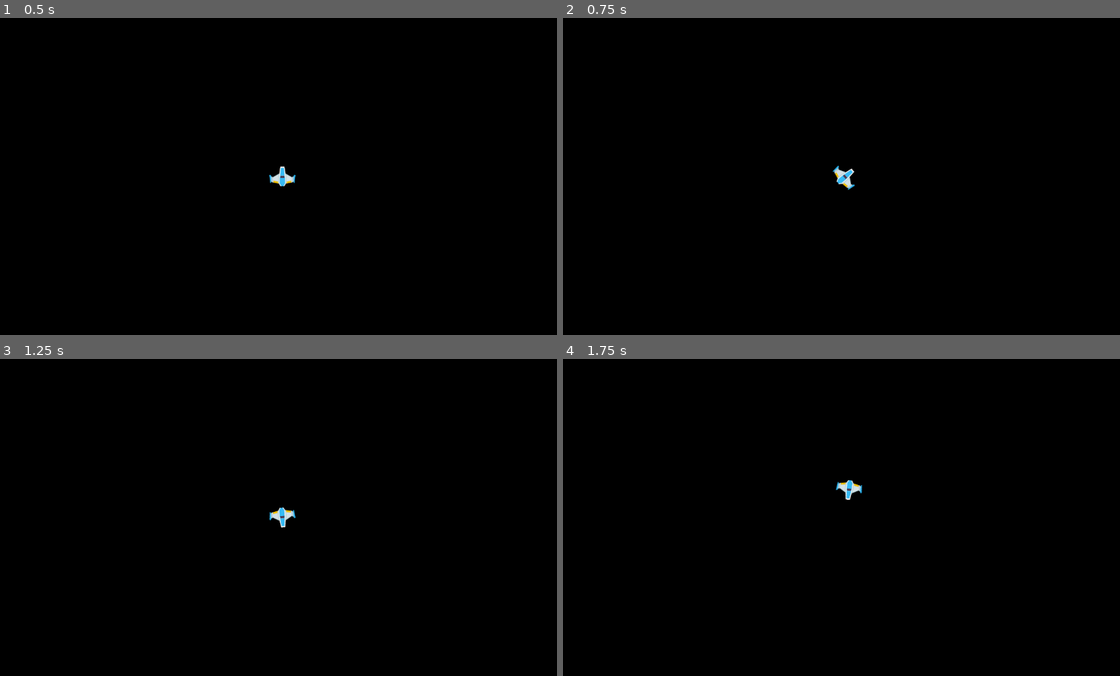
Above: before the commit, frames 1-4 (two rows, left to right).
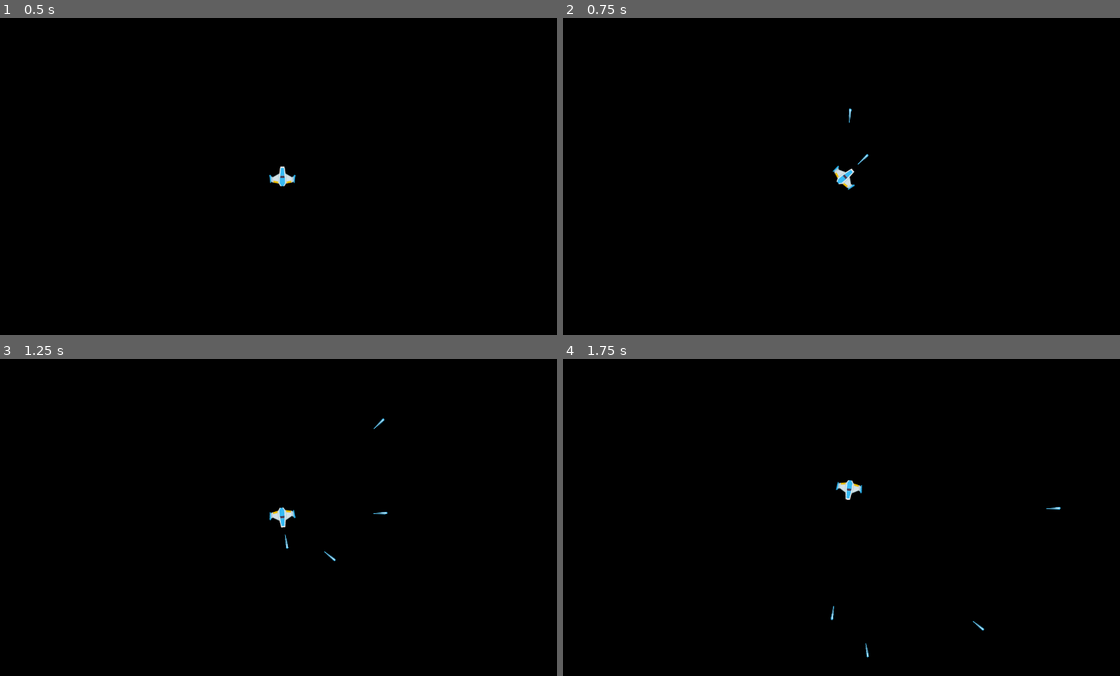
Above: after the commit, the same moments.

Repository: renancvalladao/asteroids-godot
Game: Godot game, scene res://scenes/game.tscn
The game is run twice, just before and just after one commit, with the same random seed, the same clock (stepped at 60 frames per second) and the same inputs.
Inputs:
- Up to frame 1 (0.5 s): no input
- Up to frame 2 (0.75 s): tap Enter at 0.5 s; hold D (rotate_right) from 0.53 s (still down); hold Space (shoot) from 0.53 s (still down)
- Up to frame 3 (1.25 s): keep holding D (rotate_right); keep holding Space (shoot)
- Up to frame 4 (1.75 s): release D (rotate_right) at 1.28 s; release Space (shoot) at 1.28 s; hold S (move_backward) from 1.28 s (still down); tap Space (shoot) at 1.35 s

Frame 1 is identical in both runs. In frame 2, less than 0.1% of the frame differs, in the area x 51-55%, y 28-47%; in frame 3, less than 0.1%, in the area x 51-70%, y 18-64%; in frame 4, less than 0.1%.

Commit message:
Shooting lasers

Diff:
--- a/project.godot
+++ b/project.godot
@@ -48,6 +48,13 @@
 ]
 }
 
+[layer_names]
+
+2d_physics/layer_1="world"
+2d_physics/layer_2="player"
+2d_physics/layer_3="asteroid"
+2d_physics/layer_4="projectile"
+
 [rendering]
 
 environment/defaults/default_clear_color=Color(0, 0, 0, 1)
--- a/scenes/game.tscn
+++ b/scenes/game.tscn
@@ -1,8 +1,12 @@
-[gd_scene load_steps=2 format=3 uid="uid://128v3kyhahoq"]
+[gd_scene load_steps=3 format=3 uid="uid://128v3kyhahoq"]
 
-[ext_resource type="PackedScene" uid="uid://bx1rpg8usygxf" path="res://scenes/player.tscn" id="1_xn63s"]
+[ext_resource type="Script" path="res://scripts/game.gd" id="1_tfpoo"]
+[ext_resource type="PackedScene" uid="uid://dmchv1kao1b0x" path="res://scenes/player.tscn" id="1_xn63s"]
 
 [node name="Game" type="Node2D"]
+script = ExtResource("1_tfpoo")
 
 [node name="Player" parent="." instance=ExtResource("1_xn63s")]
 position = Vector2(640, 360)
+
+[node name="Lasers" type="Node" parent="."]
--- /dev/null
+++ b/scenes/laser.tscn
@@ -0,0 +1,28 @@
+[gd_scene load_steps=4 format=3 uid="uid://dr77a4yt1fs4f"]
+
+[ext_resource type="Texture2D" uid="uid://ds2vwbjb20qxk" path="res://assets/textures/laserBlue01.png" id="1_7nfkw"]
+[ext_resource type="Script" path="res://scripts/laser.gd" id="1_rrx5v"]
+
+[sub_resource type="CapsuleShape2D" id="CapsuleShape2D_jof5b"]
+radius = 3.0
+height = 32.0
+
+[node name="Laser" type="Area2D"]
+collision_layer = 8
+collision_mask = 5
+script = ExtResource("1_rrx5v")
+
+[node name="Sprite2D" type="Sprite2D" parent="."]
+position = Vector2(0, -16)
+scale = Vector2(0.6, 0.6)
+texture = ExtResource("1_7nfkw")
+
+[node name="CollisionShape2D" type="CollisionShape2D" parent="."]
+position = Vector2(0, -16)
+shape = SubResource("CapsuleShape2D_jof5b")
+
+[node name="VisibleOnScreenNotifier2D" type="VisibleOnScreenNotifier2D" parent="."]
+position = Vector2(0, -16)
+scale = Vector2(0.3, 1)
+
+[connection signal="screen_exited" from="VisibleOnScreenNotifier2D" to="." method="_on_visible_on_screen_notifier_2d_screen_exited"]
--- a/scenes/player.tscn
+++ b/scenes/player.tscn
@@ -4,9 +4,11 @@
 [ext_resource type="Texture2D" uid="uid://cr3alx70ldk81" path="res://assets/textures/player_ship.png" id="1_qqpmv"]
 
 [sub_resource type="CircleShape2D" id="CircleShape2D_01u4p"]
-radius = 17.0
+radius = 18.0
 
 [node name="Player" type="CharacterBody2D"]
+collision_layer = 2
+collision_mask = 5
 script = ExtResource("1_0wwhi")
 
 [node name="Sprite2D" type="Sprite2D" parent="."]
@@ -14,5 +16,8 @@
 texture = ExtResource("1_qqpmv")
 
 [node name="CollisionShape2D" type="CollisionShape2D" parent="."]
-position = Vector2(0, 6)
+position = Vector2(0, 5)
 shape = SubResource("CircleShape2D_01u4p")
+
+[node name="Muzzle" type="Node2D" parent="."]
+position = Vector2(0, -31)
--- /dev/null
+++ b/scripts/game.gd
@@ -0,0 +1,10 @@
+extends Node2D
+
+@onready var lasers = $Lasers
+@onready var player = $Player
+
+func _ready():
+	player.connect("laser_shot", _on_player_laser_shot)
+
+func _on_player_laser_shot(laser):
+	lasers.add_child(laser)
--- /dev/null
+++ b/scripts/laser.gd
@@ -0,0 +1,12 @@
+extends Area2D
+
+@export var speed := 500.0
+
+var movement_vector := Vector2(0, -1)
+
+func _physics_process(delta):
+	global_position += movement_vector.rotated(rotation) * speed * delta
+
+
+func _on_visible_on_screen_notifier_2d_screen_exited():
+	queue_free()
--- a/scripts/player.gd
+++ b/scripts/player.gd
@@ -1,8 +1,25 @@
 extends CharacterBody2D
+
+signal laser_shot(laser)
 
 @export var acceleration := 10
 @export var max_speed := 350
 @export var rotation_speed := 250
+
+@onready var muzzle = $Muzzle
+
+var laser_scene = preload("res://scenes/laser.tscn")
+
+var shoot_cd = false
+var rate_of_fire = 0.15
+
+func _process(_delta):
+	if Input.is_action_pressed("shoot"):
+		if !shoot_cd:
+			shoot_cd = true
+			shoot_laser()
+			await get_tree().create_timer(rate_of_fire).timeout
+			shoot_cd = false
 
 func _physics_process(delta):
 	var input_vector := Vector2(0, Input.get_axis("move_forward", "move_backward"))
@@ -30,3 +47,9 @@
 		global_position.x = screen_size.x
 	elif global_position.x > screen_size.x:
 		global_position.x = 0
+
+func shoot_laser():
+	var l = laser_scene.instantiate()
+	l.global_position = muzzle.global_position
+	l.rotation = rotation
+	emit_signal("laser_shot", l)
